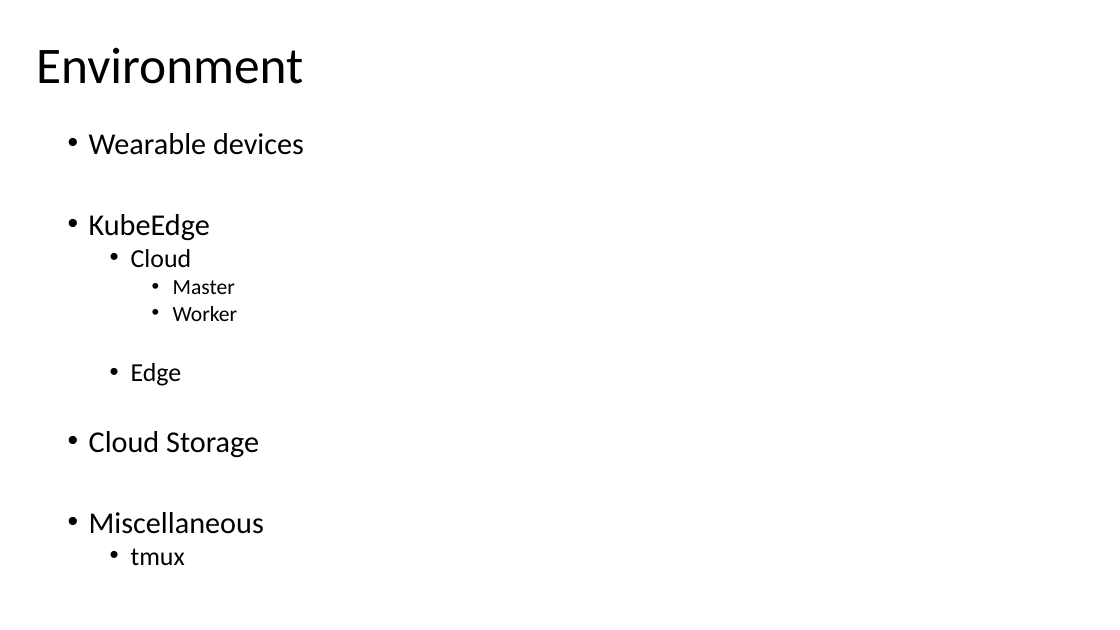
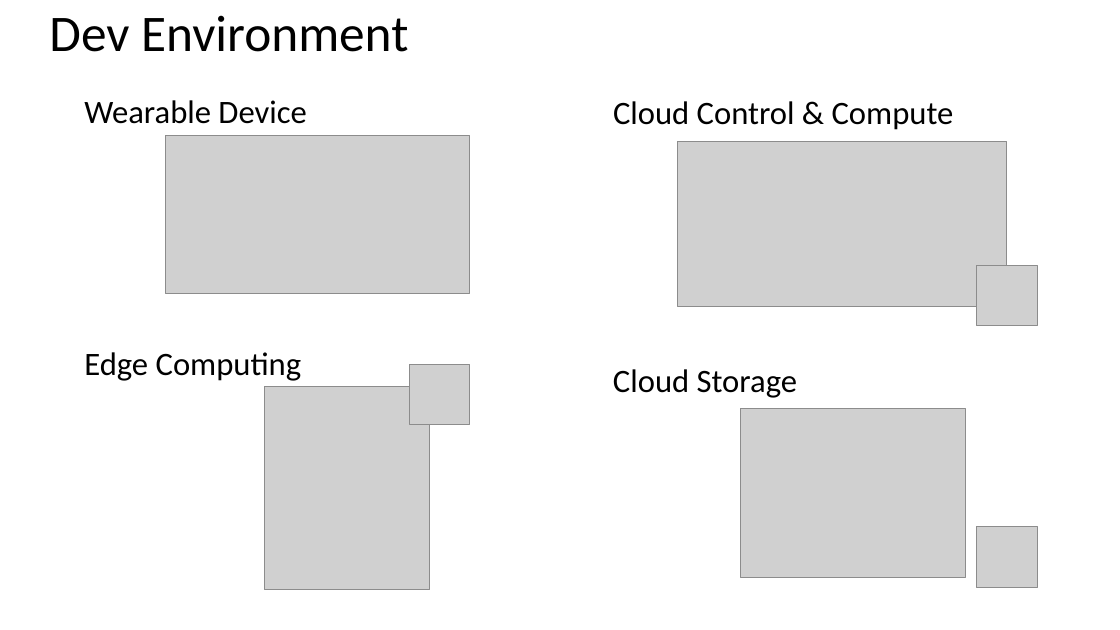
Before and after one commit to pdgetrf/fw_intern_2022, a slide deck: slide 6 of docs/architecture.pptx (slide 4 before the commit). Drawn at 1120x630 pixels with LibreOffice and Linux fonts; fonts in the diff are those of the drawing; grey boxes stand for pictures. Boxes give left, top, right and bottom in pixels: in the first picture for what was removed or moved away, otherwise in the second. Text is boxed around its words. In the diff, an @@ line names an element or a change of style, - is before the commit and + after.

```diff
--- a/docs/architecture.pptx
+++ b/docs/architecture.pptx
@@ title at (49,15,408,52): text changed @@
-Environment
+Dev Environment
@@ text added at (84,100,306,124), 28 pt, text #000000 @@
+Wearable Device
@@ text added at (613,101,954,130), 28 pt, text #000000 @@
+Cloud Control & Compute
@@ text removed at (89,133,304,566) @@
-• Wearable devices
-• KubeEdge
-  • Cloud
-    • Master
-    • Worker
-  • Edge
-• Cloud Storage
-• Miscellaneous
-  • tmux
@@ picture added at (166,135,470,294) @@
@@ picture added at (677,141,1007,306) @@
@@ picture added at (977,266,1038,326) @@
@@ text added at (84,352,302,381), 28 pt, text #000000 @@
+Edge Computing
@@ picture added at (264,387,429,590) @@
@@ picture added at (409,365,470,425) @@
@@ text added at (613,369,797,398), 28 pt, text #000000 @@
+Cloud Storage
@@ picture added at (741,408,966,577) @@
@@ picture added at (977,527,1038,587) @@
```
Also in this commit, not shown: 4 other slides changed, 5 slides added, 3 slides removed.
